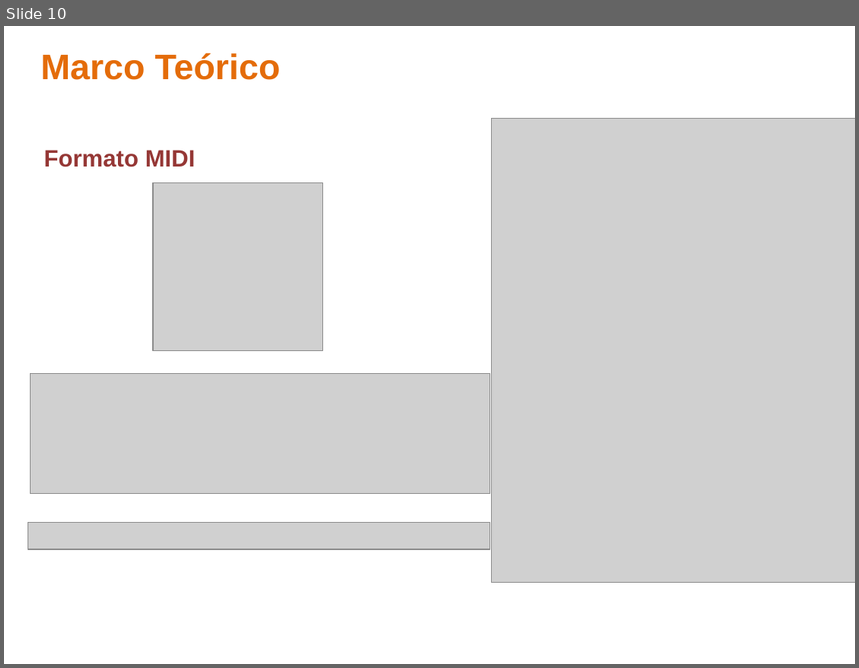
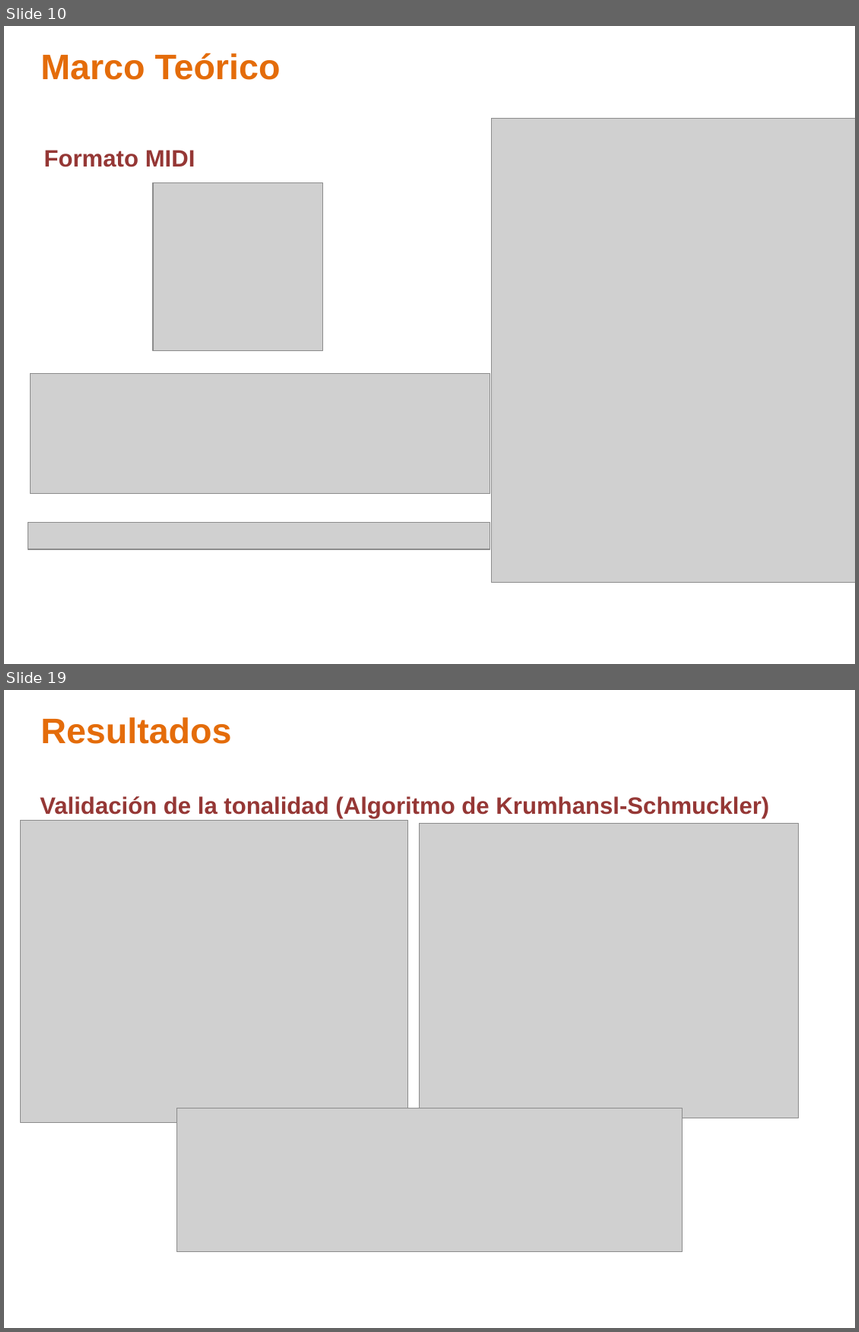
Before and after one commit to ealn/Tesis, a slide deck: Presentacion.pptx. Shown one above the other, each under a label of ours: slide 10 before the commit, slides 10 and 19 after it; the slides between them are not shown. The pictures are 859x668 and 859x1332 pixels, drawn with LibreOffice and Linux fonts; fonts in the diff are those of the drawing; grey boxes stand for pictures; background and template pictures are left out. Boxes give left, top, right and bottom in pixels: in the first picture for what was removed or moved away, otherwise in the second. Text is boxed around its words. In the diff, an @@ line names an element or a change of style, - is before the commit and + after.

```diff
--- a/Presentacion.pptx
+++ b/Presentacion.pptx
@@ slide 19 added at (4,690,855,1328), background picture (left out) @@
@@ text added at (40,717,231,744), 30 pt, text #E46C0A, bold @@
+Resultados
@@ text added at (40,796,769,818), 20 pt, text #953735, bold @@
+Validación de la tonalidad (Algoritmo de Krumhansl-Schmuckler)
+)
@@ picture added at (21,820,408,1122) @@
@@ picture added at (420,824,798,1119) @@
@@ picture added at (177,1109,683,1252) @@
```
Also in this commit, not shown: 9 slides changed, 8 other slides added, 4 slides removed, 6 other files.
